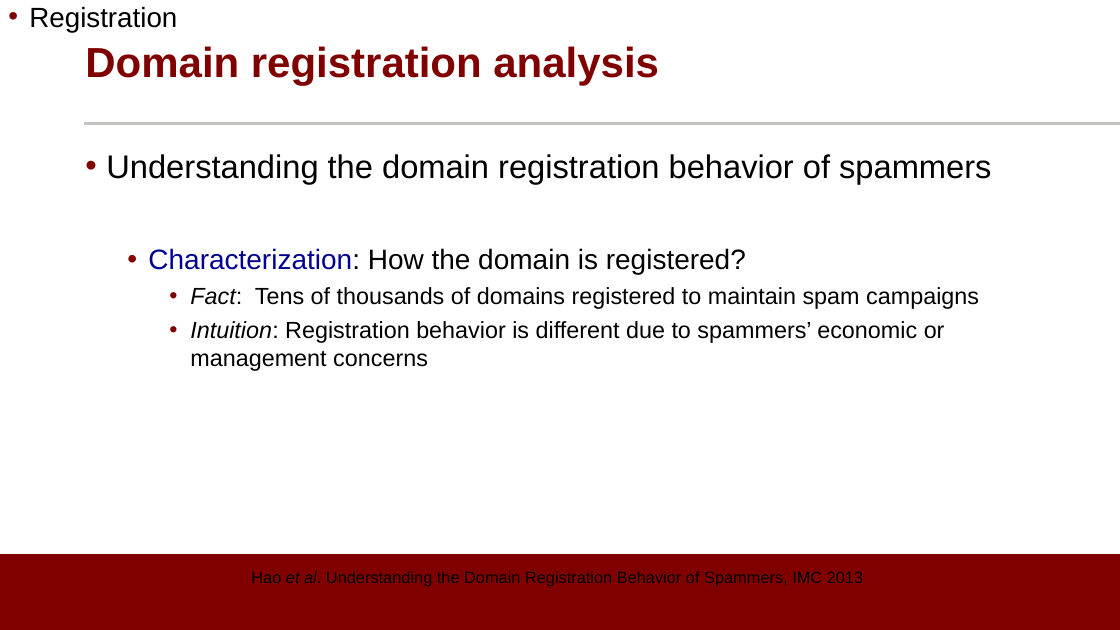
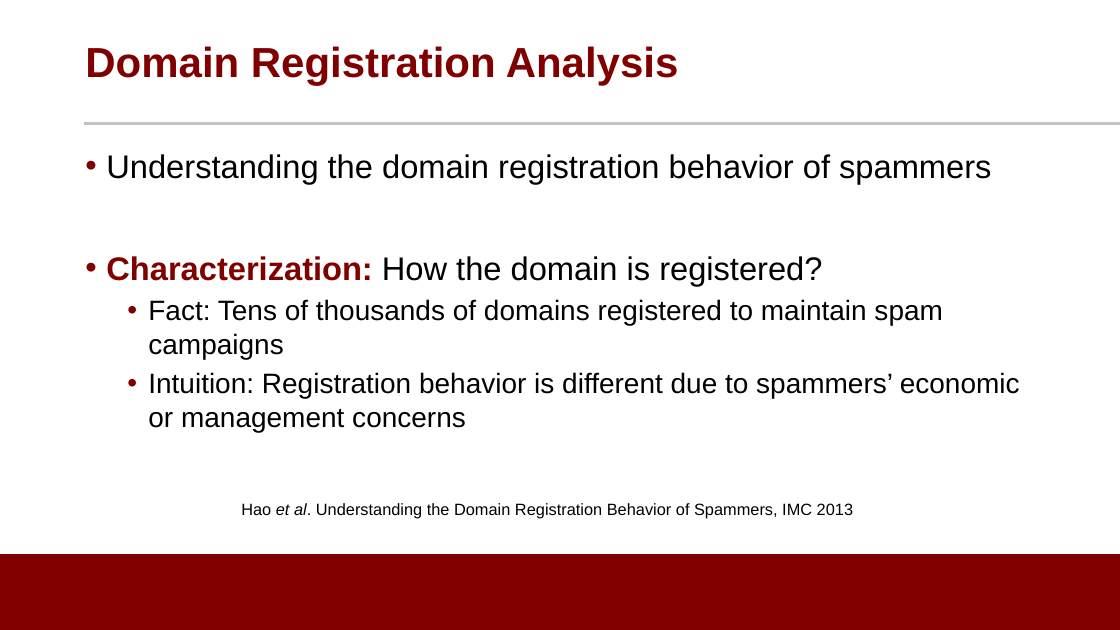
Before and after one commit to noise-lab/ML-Cybersecurity, a slide deck: slide 10 of module-3/ppt/3.2-Supervised Learning.pptx. Drawn at 1120x630 pixels with LibreOffice and Linux fonts; fonts in the diff are those of the drawing; background and template pictures are left out. Boxes give left, top, right and bottom in pixels: in the first picture for what was removed or moved away, otherwise in the second. Text is boxed around its words. In the diff, an @@ line names an element or a change of style, - is before the commit and + after.

```diff
--- a/module-3/ppt/3.2-Supervised Learning.pptx
+++ b/module-3/ppt/3.2-Supervised Learning.pptx
@@ text removed at <box>29,7,177,32</box> @@
-• Registration
@@ title at <box>85,46,679,86</box>: text changed @@
-Domain registration analysis
+Domain Registration Analysis
@@ text at <box>106,256,1020,432</box>: size 24 to 28 pt in "Characterization: How the domain is registered?"; text colour #000090 to #800000, text colour #000000 to #800000, bold on in "Characterization:"; size 20 to 24 pt in "Fact: Tens of thousands of domains registered ...", "Intuition: Registration behavior is different due to ..."; italic off in "Fact:", "Intuition:"; list level 2 to 1 in "Characterization: How the domain is ..."; list level 3 to 2 in "Fact: Tens of thousands of ..."; list level 3 to 2 in "Intuition: Registration behavior is different ..." @@
@@ text "Hao et al. Understanding the ...": place and size @@
-text "Hao et al. Understanding the ..." at <box>251,571,863,586</box>
+text "Hao et al. Understanding the ..." at <box>241,503,853,519</box>
```
Also in this commit, not shown: 15 other slides changed.
